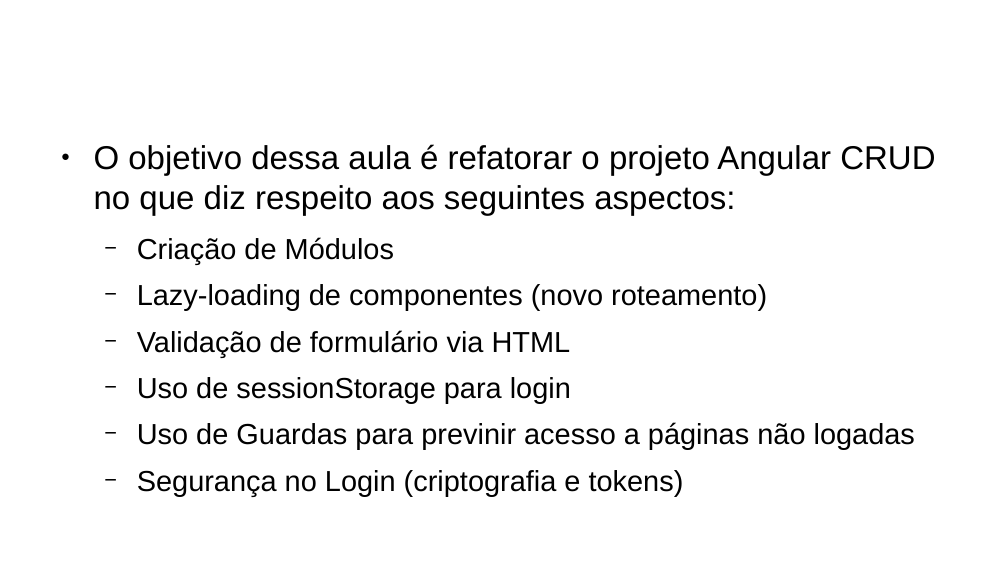
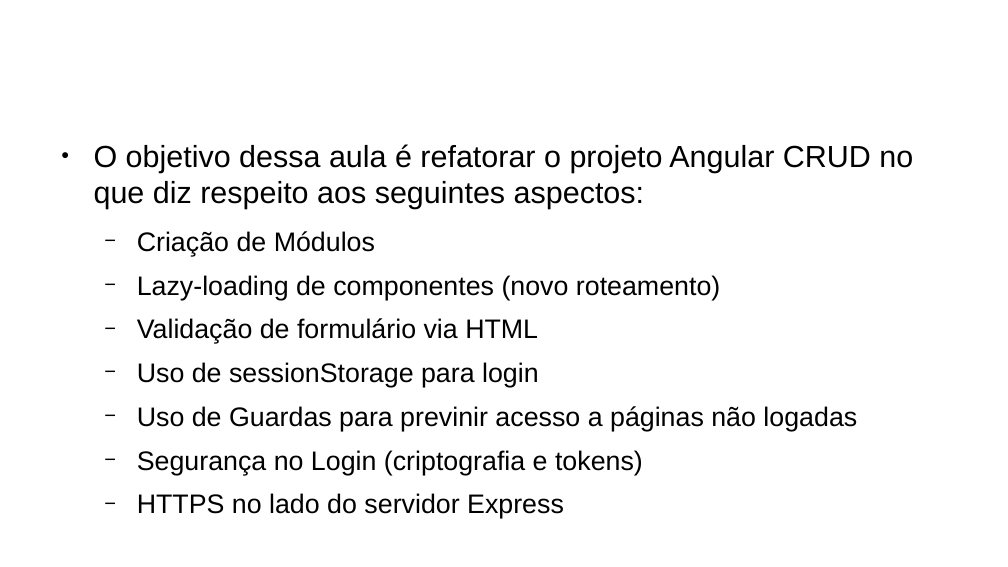
Before and after one commit to CCastro01/PIW-2019_1, a slide deck: slide 2 of SLIDES/14-Refatoração do Projeto CRUD.odp. Drawn at 1008x567 pixels with LibreOffice and Linux fonts; fonts in the diff are those of the drawing; background and template pictures are left out. Boxes give left, top, right and bottom in pixels: in the first picture for what was removed or moved away, otherwise in the second. Text is boxed around its words. In the diff, an @@ line names an element or a change of style, - is before the commit and + after.

Commit message:
https no express com slide

```diff
--- a/SLIDES/14-Refatoração do Projeto CRUD.odp
+++ b/SLIDES/14-Refatoração do Projeto CRUD.odp
@@ text at <box>94,144,913,475</box>: size 26 to 24.1 pt in "O objetivo dessa aula é refatorar o ..."; size 22.8 to 21.1 pt in "Criação de Módulos", "Lazy-loading de componentes (novo roteamento)", "Validação de formulário via HTML", "Uso de sessionStorage para login" and 2 more places @@
@@ text at <box>137,493,564,519</box>: paragraph added @@
+  − HTTPS no lado do servidor Express
```
Also in this commit, not shown: 5 slides added, 10 other files.
